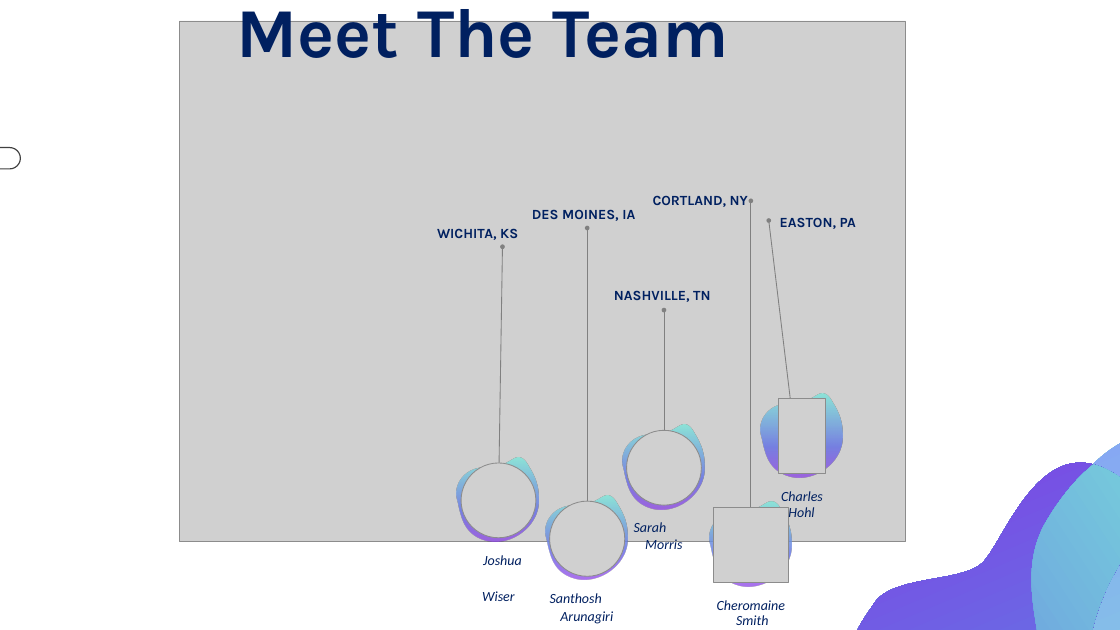
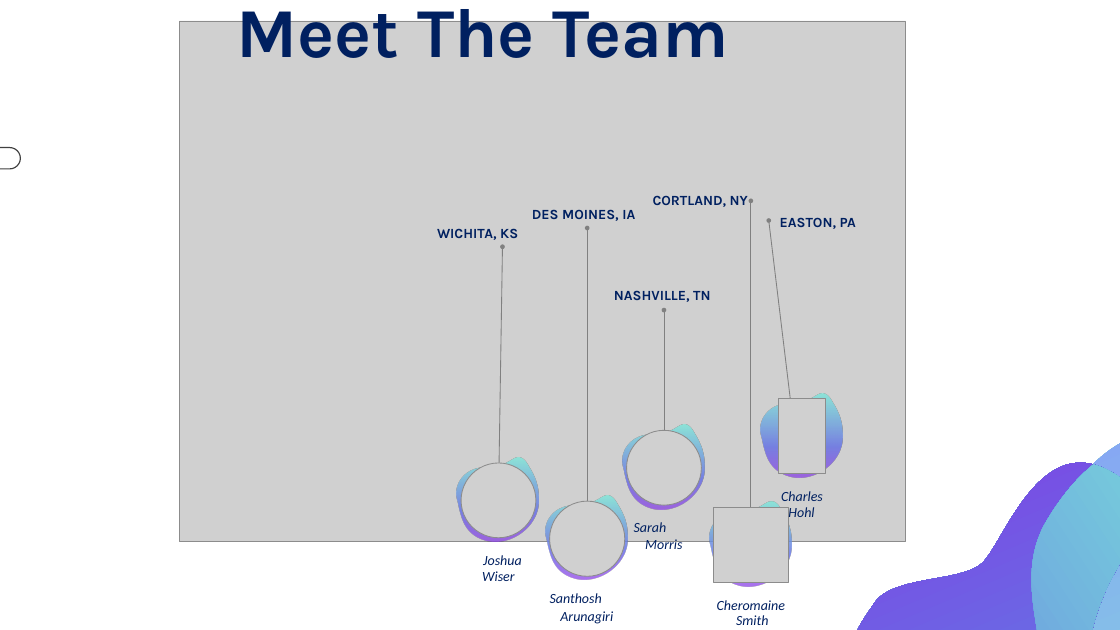
Before and after one commit to CherSmith39/Sports-Gambling, a slide deck: slide 2 of Practice Presentation.pptx. Drawn at 1120x630 pixels with LibreOffice and Linux fonts; fonts in the diff are those of the drawing; grey boxes stand for pictures. Boxes give left, top, right and bottom in pixels: in the first picture for what was removed or moved away, otherwise in the second. Text is boxed around its words. In the diff, an @@ line names an element or a change of style, - is before the commit and + after.

```diff
--- a/Practice Presentation.pptx
+++ b/Practice Presentation.pptx
@@ text "Wiser": place and size @@
-text "Wiser" at [482, 591, 515, 601]
+text "Wiser" at [482, 571, 515, 581]
```
Also in this commit, not shown: 1 other slide changed.
